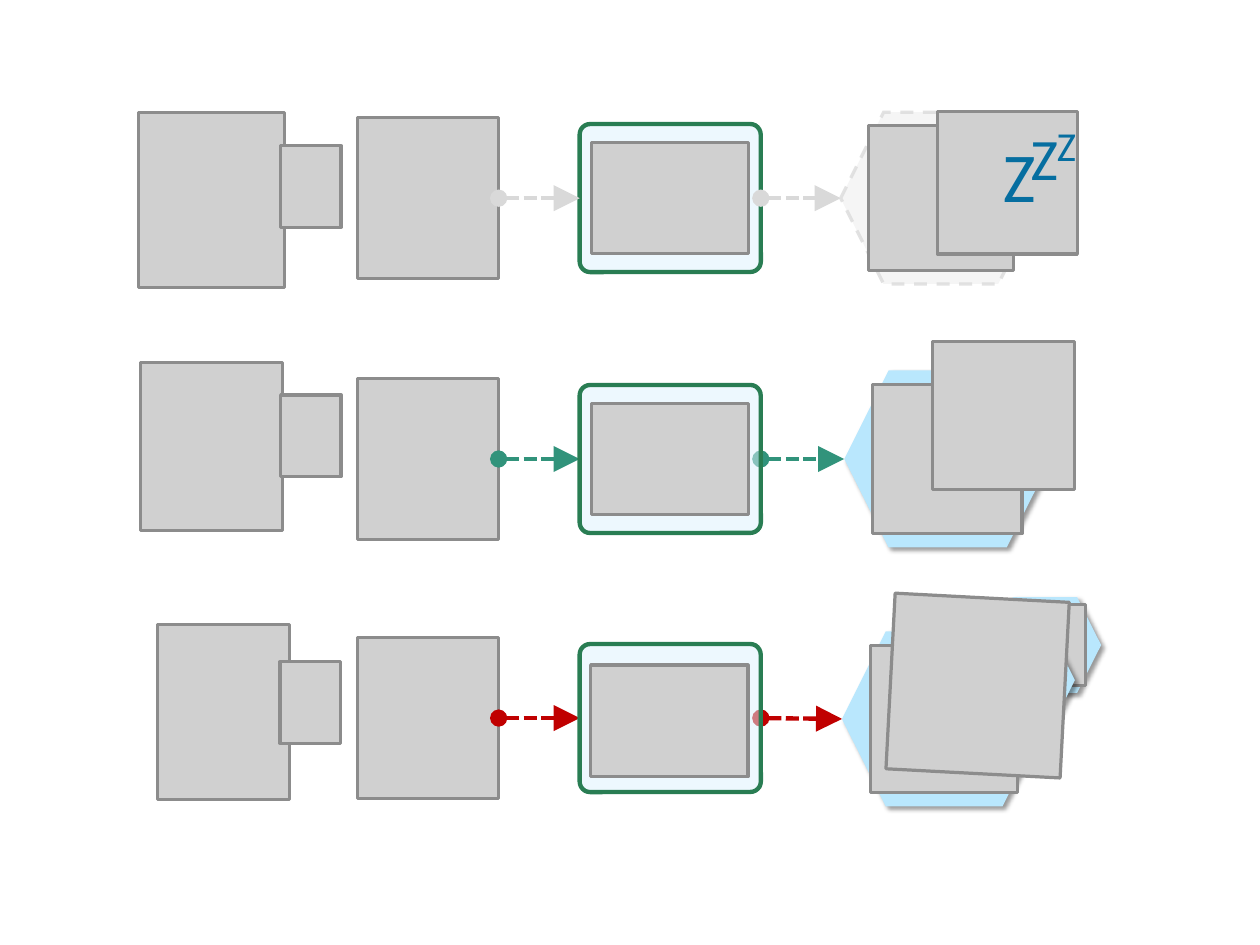
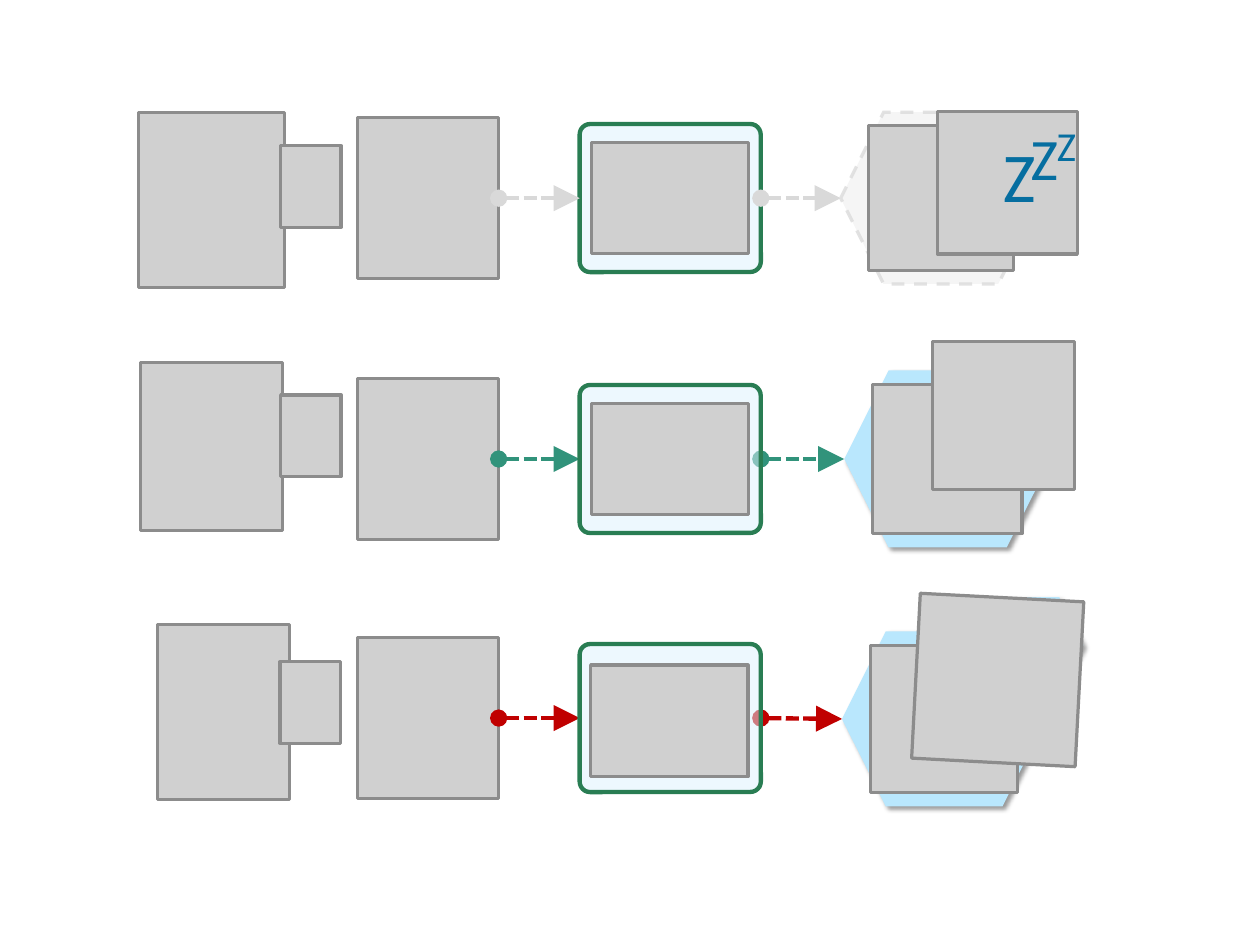
Before and after one commit to apache/openwhisk-website, a slide deck: slide 1 of images/runtimes/OW-Utilization-Scaling.pptx. Drawn at 1260x945 pixels with LibreOffice and Linux fonts; fonts in the diff are those of the drawing; grey boxes stand for pictures. Boxes give left, top, right and bottom in pixels: in the first picture for what was removed or moved away, otherwise in the second. Text is boxed around its words. In the diff, an @@ line names an element or a change of style, - is before the commit and + after.

```diff
--- a/images/runtimes/OW-Utilization-Scaling.pptx
+++ b/images/runtimes/OW-Utilization-Scaling.pptx
@@ picture: place and size @@
-picture at (887, 594, 1069, 779)
+picture at (912, 594, 1085, 766)
@@ hexagon: place and size @@
-hexagon at (989, 598, 1102, 693)
+hexagon at (970, 598, 1084, 693)
@@ picture: place and size @@
-picture at (1005, 605, 1087, 687)
+picture at (986, 605, 1068, 687)
```
Also in this commit, not shown: 3 other files.
